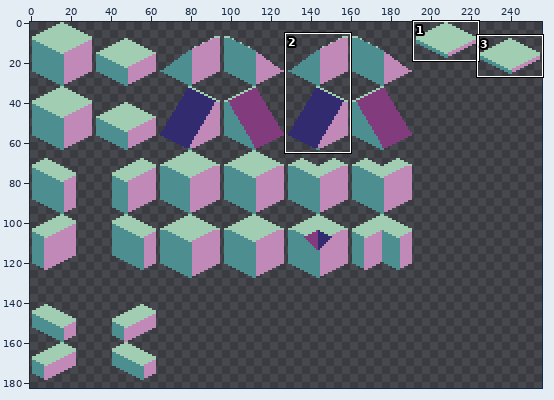
Two versions of one pixel-art file, Wooft/Assets/Sprites/Wooft_Isometric_Tiles_Base.aseprite. The picture above shows the old version from afar; the outline marks the close-up.
Close-up. Old version:
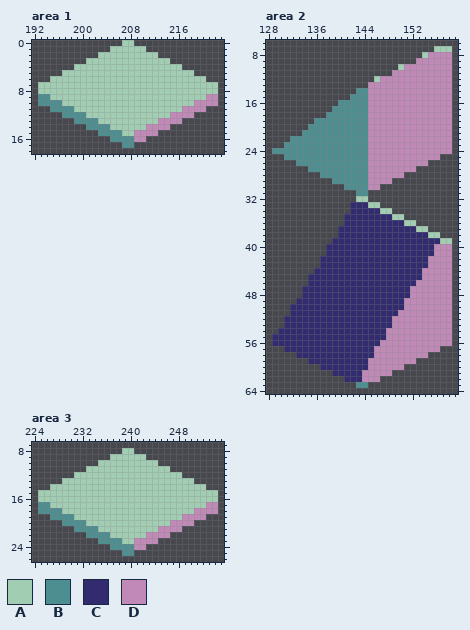
256x256 pixels, 1 frame. Shown: area 1: x 192..223, y 0..18; area 2: x 128..159, y 6..64; area 3: x 224..255, y 7..26. The wide view leaves out empty margins. The commit also changed other parts of the picture, which this record leaves out.
Visible layers, top first: "Normal", "Color".
Palette (. is transparent): A #a1ceb3  B #4d8f91  C #322b70  D #c189b7
Pixels before, area 1, first column x 193:
 0 ..............AA..............
 1 ............AAAAAA............
 2 ..........AAAAAAAAAA..........
 3 ........AAAAAAAAAAAAAA........
 4 ......AAAAAAAAAAAAAAAAAA......
 5 ....AAAAAAAAAAAAAAAAAAAAAA....
 6 ..AAAAAAAAAAAAAAAAAAAAAAAAAA..
 7 AAAAAAAAAAAAAAAAAAAAAAAAAAAAAA
 8 AAAAAAAAAAAAAAAAAAAAAAAAAAAAAA
 9 BBAAAAAAAAAAAAAAAAAAAAAAAAAADD
10 BBBBAAAAAAAAAAAAAAAAAAAAAADDDD
11 ..BBBBAAAAAAAAAAAAAAAAAADDDD..
12 ....BBBBAAAAAAAAAAAAAADDDD....
13 ......BBBBAAAAAAAAAADDDD......
14 ........BBBBAAAAAADDDD........
15 ..........BBBBAADDDD..........
16 ............BBBBDD............
17 ..............BB..............
Pixels before, area 2, first column x 129:
 7 ...........................AAA
 8 .........................ADDDD
 9 ........................DDDDDD
10 .....................ADDDDDDDD
11 ....................DDDDDDDDDD
12 .................ADDDDDDDDDDDD
13 ................DDDDDDDDDDDDDD
14 ..............BBDDDDDDDDDDDDDD
15 .............BBBDDDDDDDDDDDDDD
16 ...........BBBBBDDDDDDDDDDDDDD
17 ..........BBBBBBDDDDDDDDDDDDDD
18 .........BBBBBBBDDDDDDDDDDDDDD
19 .......BBBBBBBBBDDDDDDDDDDDDDD
20 ......BBBBBBBBBBDDDDDDDDDDDDDD
21 .....BBBBBBBBBBBDDDDDDDDDDDDDD
22 ...BBBBBBBBBBBBBDDDDDDDDDDDDDD
23 ..BBBBBBBBBBBBBBDDDDDDDDDDDDDD
24 BBBBBBBBBBBBBBBBDDDDDDDDDDDDDD
25 ..BBBBBBBBBBBBBBDDDDDDDDDDDD..
26 ....BBBBBBBBBBBBDDDDDDDDDD....
27 ......BBBBBBBBBBDDDDDDDD......
28 ........BBBBBBBBDDDDDD........
29 ..........BBBBBBDDDD..........
30 ............BBBBDD............
31 ..............BB..............
32 ..............AA..............
33 .............CCCAA............
34 .............CCCCCAA..........
35 ............CCCCCCCCAA........
36 ............CCCCCCCCCCAA......
37 ...........CCCCCCCCCCCCCAA....
38 ...........CCCCCCCCCCCCCCCAA..
39 ..........CCCCCCCCCCCCCCCCCCAA
40 .........CCCCCCCCCCCCCCCCCCDDD
41 .........CCCCCCCCCCCCCCCCCCDDD
42 ........CCCCCCCCCCCCCCCCCCDDDD
43 ........CCCCCCCCCCCCCCCCCCDDDD
44 .......CCCCCCCCCCCCCCCCCCDDDDD
45 ......CCCCCCCCCCCCCCCCCCCDDDDD
46 ......CCCCCCCCCCCCCCCCCCDDDDDD
47 .....CCCCCCCCCCCCCCCCCCDDDDDDD
48 .....CCCCCCCCCCCCCCCCCCDDDDDDD
49 ....CCCCCCCCCCCCCCCCCCDDDDDDDD
50 ...CCCCCCCCCCCCCCCCCCCDDDDDDDD
51 ...CCCCCCCCCCCCCCCCCCDDDDDDDDD
52 ..CCCCCCCCCCCCCCCCCCDDDDDDDDDD
53 ..CCCCCCCCCCCCCCCCCCDDDDDDDDDD
54 .CCCCCCCCCCCCCCCCCCDDDDDDDDDDD
55 CCCCCCCCCCCCCCCCCCCDDDDDDDDDDD
56 CCCCCCCCCCCCCCCCCCDDDDDDDDDDDD
57 ..CCCCCCCCCCCCCCCDDDDDDDDDDD..
58 ....CCCCCCCCCCCCCDDDDDDDDD....
59 ......CCCCCCCCCCDDDDDDDD......
60 ........CCCCCCCCDDDDDD........
61 ..........CCCCCDDDDD..........
62 ............CCCDDD............
63 ..............BB..............
Pixels before, area 3, first column x 225:
 8 ..............AA..............
 9 ............AAAAAA............
10 ..........AAAAAAAAAA..........
11 ........AAAAAAAAAAAAAA........
12 ......AAAAAAAAAAAAAAAAAA......
13 ....AAAAAAAAAAAAAAAAAAAAAA....
14 ..AAAAAAAAAAAAAAAAAAAAAAAAAA..
15 AAAAAAAAAAAAAAAAAAAAAAAAAAAAAA
16 AAAAAAAAAAAAAAAAAAAAAAAAAAAAAA
17 BBAAAAAAAAAAAAAAAAAAAAAAAAAADD
18 BBBBAAAAAAAAAAAAAAAAAAAAAADDDD
19 ..BBBBAAAAAAAAAAAAAAAAAADDDD..
20 ....BBBBAAAAAAAAAAAAAADDDD....
21 ......BBBBAAAAAAAAAADDDD......
22 ........BBBBAAAAAADDDD........
23 ..........BBBBAADDDD..........
24 ............BBBBDD............
25 ..............BB..............
The same view after the edit:
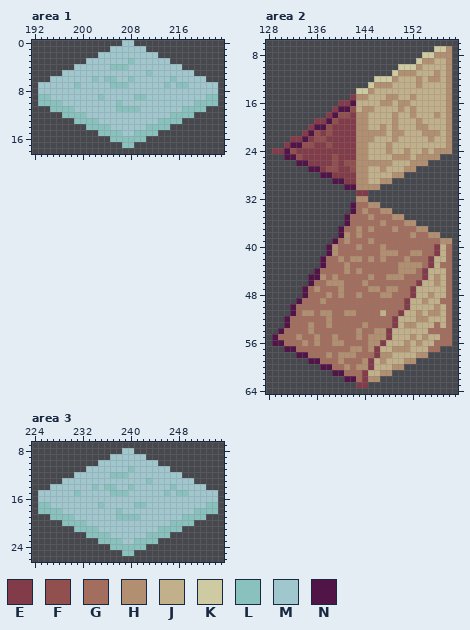
Colours new in this view: E #823b48  F #914f4d  G #a36e5d  H #b28f70  J #c1b089  K #cecaa1  L #89c1be  M #a1c7ce  N #511447
Change:
layer "Normal" now hidden
Changed rows in their new state; - is an unchanged pixel.
Area 1:
first column x 193:
 0 --------------MM--------------
 1 ------------MMMMMM------------
 2 ----------MMMMMMMMMM----------
 3 --------MMMMMMMLMMMMMM--------
 4 ------MMMMMMLLLMMMMMMMMM------
 5 ----MMMMMMMMMMMMMMLMMMMMMM----
 6 --MMMMMMMLMLLMMLMMMMMMLMMMMM--
 7 MMMMMMLMMMMMLLLMMMMMMLMLLMMMMM
 8 MMMMMMMMMMMMMMMMMMMMMMMMMMMMMM
 9 LLMMMMMMMMLMMMMMLLMMMMMMMMMMLL
10 LLLLMMMMMMMMMLMMMMMMMMMMMMLLLL
11 --LLLLMMMMMMMLLLLMMMMMMMLLLL--
12 ----LLLLMMMMMMMMMMMMMMLLLL----
13 ------LLLLMMMMMMMMMMLLLL------
14 --------LLLLMMMMMMLLLL--------
15 ----------LLLLMMLLLL----------
16 ------------LLLLLL------------
17 --------------LL--------------
Area 2:
first column x 129:
 7 ---------------------------KKH
 8 -------------------------KKHHH
 9 ------------------------KHHJJH
10 ---------------------KKKHJJJJH
11 --------------------KHHHJJJHJH
12 -----------------KKKHJJJHJHHJH
13 ----------------KHHHJJJJHJJJJH
14 --------------KKHJJJJJJJJJJJJH
15 -------------EHHJJJHHJJHJJJJJH
16 -----------EENJJJJHHJHHJJJJJJH
17 ----------ENNFJHHJJJJHJHJJJJJH
18 ---------ENFFEHHJJJJHJJHJJJHJH
19 -------EENFEEEHHJJJJHJJJHJJJJH
20 ------ENNFEEEEHHJJHJHJJJHHJJJH
21 -----ENFEFEEEEHHHHHJHHJJJHHHJH
22 ---EENEFFEEEEEHHHJJJHJJJJJHJJH
23 --ENNFFEEFEEEEHHJJJHJJJJJJJJJH
24 EENFEEEEEEEEEEHHJJJHJJHJJHJHHH
25 --NNFEEEEEFEEEHHJJJJHHHJHHHH--
26 ----NNEEEEFEFFHHHHHHJJJHHH----
27 ------NNEFFEEFHHJJHJJJHH------
28 --------NNEEEEHHJJJJHH--------
29 ----------NNEEHHJJHH----------
30 ------------NNHHHH------------
31 --------------EE--------------
32 --------------HH--------------
33 -------------NGGHH------------
34 -------------NGHGGHH----------
35 ------------NGGGHGGGHH--------
36 ------------NGGGGGHGGGHH------
37 -----------NGGHGHGGGHGGGHH----
38 -----------NHGHGGGGGGGGHGGHH--
39 ----------NGHGGGHGGGGGGGGGGGHH
40 ---------NHGGGHGGGHGGGGGGGGEJG
41 ---------NHGGGGGGGHHHGGHHGGEJG
42 --------NGGHGHHGHGHGGGHGGGEJJG
43 --------NGGGHGGGGGGGGHHHHGEJGG
44 -------NGGGGHGHGGGGGGHHHGEJJJG
45 ------NNHGHGGGGGHGGHHHGGGEJHJG
46 ------NGGHHHGGGHGGGGGGGGEJJHJG
47 -----NGHGGGHGGGGHHGHHGGEJJJJJG
48 -----NGGGHGHGGHGGGHHGGGEJJHJJG
49 ----NGGGHGGGGGGGGGGGGGEJJHJJGG
50 ---NGGGGGGGGGGGGGGGGGGEJJJJHJG
51 ---NGHHGHHGGHHGGGGJGGEJJHJHHJG
52 --NGGGGGGHGGGGGGGGGGEJJJHHJJJG
53 --NGGGHGGHGGGGGHGGGGEJHHJJJGJG
54 -NGGGGHGGGGGGGHGGHHEJJJJJJGGGG
55 NGGGHGGHGGHGGGHGHHHEJJJHJHJJGG
56 NNGGGHGHGGHHGGGGHHEJJJHJHJJGGG
57 --NNGGGGGGGGGHHGHEJJHHHJJJGG--
58 ----NNGGGHGHHHGGGEHHJJJJHH----
59 ------NNGGGHGGGHEJHJJJHH------
60 --------NNGGHGHHEJJJHH--------
61 ----------NNGGGEJJHH----------
62 ------------NNGEHH------------
63 --------------EE--------------
Area 3:
first column x 225:
 8 --------------MM--------------
 9 ------------MMMMMM------------
10 ----------MMMMMMMMMM----------
11 --------MMMMMMMLMMMMMM--------
12 ------MMMMMMLLLMMMMMMMMM------
13 ----MMMMMMMMMMMMMMLMMMMMMM----
14 --MMMMMMMLMLLMMLMMMMMMLMMMMM--
15 MMMMMMLMMMMMLLLMMMMMMLMLLMMMMM
16 MMMMMMMMMMMMMMMMMMMMMMMMMMMMMM
17 LLMMMMMMMMLMMMMMLLMMMMMMMMMMLL
18 LLLLMMMMMMMMMLMMMMMMMMMMMMLLLL
19 --LLLLMMMMMMMLLLLMMMMMMMLLLL--
20 ----LLLLMMMMMMMMMMMMMMLLLL----
21 ------LLLLMMMMMMMMMMLLLL------
22 --------LLLLMMMMMMLLLL--------
23 ----------LLLLMMLLLL----------
24 ------------LLLLLL------------
25 --------------LL--------------
Pixel boxes of the changes (left, top, right, bottom) in both close-ups:
changed: (38, 40, 218, 148)
changed: (272, 46, 452, 388)
changed: (38, 448, 218, 556)
